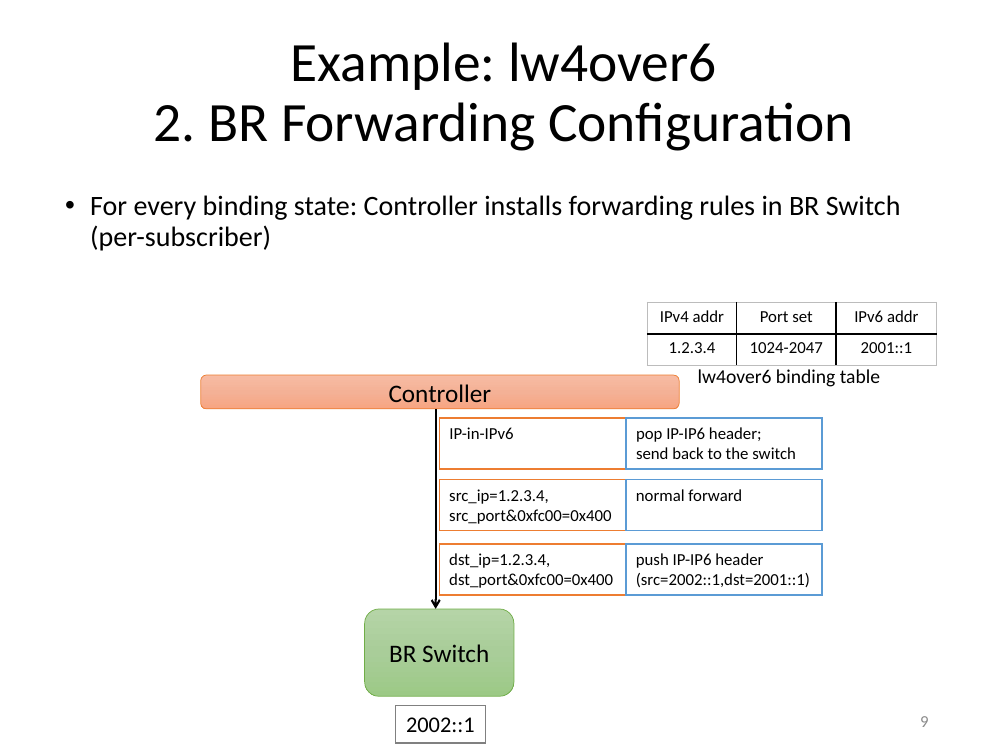
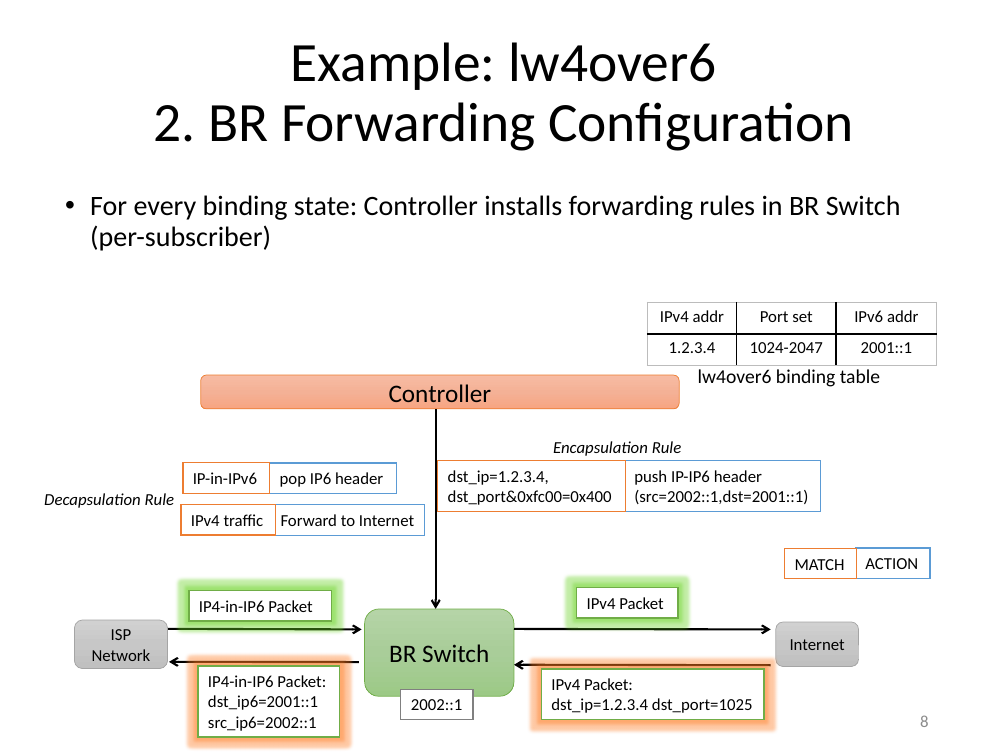
Before and after one commit to gnocuil/draft-sdn, a slide deck: slide 8 of Unified IPv6 Transition Framework With Flow-based Forwarding.pptx (slide 9 before the commit). Drawn at 1008x756 pixels with LibreOffice and Linux fonts; fonts in the diff are those of the drawing. Boxes give left, top, right and bottom in pixels: in the first picture for what was removed or moved away, otherwise in the second. Text is boxed around its words. In the diff, an @@ line names an element or a change of style, - is before the commit and + after.

```diff
--- a/Unified IPv6 Transition Framework With Flow-based Forwarding.pptx
+++ b/Unified IPv6 Transition Framework With Flow-based Forwarding.pptx
@@ text added at [553, 441, 682, 456], 12 pt, text #000000, italic @@
+Encapsulation Rule
@@ rectangle "IP-in-IPv6": place and size @@
-rectangle "IP-in-IPv6" at [439, 418, 627, 469]
+rectangle "IP-in-IPv6" at [182, 463, 269, 493]
@@ rectangle "pop IP6 header": place and size @@
-rectangle "pop IP6 header" at [626, 418, 822, 469]
+rectangle "pop IP6 header" at [270, 463, 397, 493]
@@ text in rectangle at [280, 472, 383, 487]: text changed @@
-pop IP-IP6 header;
-send back to the switch
+pop IP6 header
@@ rectangle "dst_ip=1.2.3.4, dst_port&0xfc00=0x400": place and size @@
-rectangle "dst_ip=1.2.3.4, dst_port&0xfc00=0x400" at [439, 544, 627, 595]
+rectangle "dst_ip=1.2.3.4, dst_port&0xfc00=0x400" at [437, 461, 625, 511]
@@ rectangle "push IP-IP6 header (src=2002::1,dst=2001::1)": place and size @@
-rectangle "push IP-IP6 header (src=2002::1,dst=2001::1)" at [626, 544, 822, 595]
+rectangle "push IP-IP6 header (src=2002::1,dst=2001::1)" at [624, 461, 820, 511]
@@ text added at [44, 493, 175, 508], 12 pt, text #000000, italic @@
+Decapsulation Rule
@@ rectangle added at [180, 505, 275, 535], fill #FFFFFF, outline #ED7D31 1 pt, 12 pt, text #000000 @@
+IPv4 traffic
@@ rectangle "Forward to Internet": place and size @@
-rectangle "Forward to Internet" at [626, 480, 822, 530]
+rectangle "Forward to Internet" at [270, 505, 424, 535]
@@ rectangle removed at [439, 480, 627, 530] @@
-src_ip=1.2.3.4,
-src_port&0xfc00=0x400
@@ text in rectangle at [281, 514, 414, 526]: text changed @@
-normal forward
+Forward to Internet
@@ rectangle added at [784, 548, 856, 579], fill #FFFFFF, outline #ED7D31 1 pt, 12 pt, text #000000 @@
+MATCH
@@ rectangle added at [856, 548, 930, 579], fill #FFFFFF, outline #5B9BD5 1 pt, 12 pt, text #000000 @@
+ACTION
@@ rectangle added at [188, 591, 332, 621], fill #FFFFFF, outline #70AD47 1 pt, 12 pt, text #000000 @@
+IP4-in-IP6 Packet
@@ rectangle added at [577, 588, 678, 618], fill #FFFFFF, outline #70AD47 1 pt, 12 pt, text #000000 @@
+IPv4 Packet
@@ rounded rectangle added at [75, 620, 167, 668], fill gradient #D2D2D2 to #C8C8C8 to #C0C0C0, outline #A5A5A5 0.5 pt, 12 pt, text #000000 @@
+ISP
+Network
@@ arrow added from (159, 629) to (362, 629), #000000 1.5 pt @@
@@ arrow added from (514, 629) to (771, 629), #000000 1.5 pt @@
@@ rounded rectangle added at [776, 622, 859, 666], fill gradient #D2D2D2 to #C8C8C8 to #C0C0C0, outline #A5A5A5 0.5 pt, 12 pt, text #000000 @@
+Internet
@@ arrow added from (359, 662) to (169, 662), #000000 1.5 pt @@
@@ rectangle added at [199, 666, 340, 738], fill #FFFFFF, outline #70AD47 1 pt, 12 pt, text #000000 @@
+IP4-in-IP6 Packet:
+dst_ip6=2001::1 src_ip6=2002::1
@@ rectangle "2002::1": place and size @@
-rectangle "2002::1" at [395, 706, 485, 743]
+rectangle "2002::1" at [400, 689, 473, 720]
@@ rectangle "2002::1" at [400, 689, 473, 720]: size 16 to 12 pt @@
@@ arrow added from (771, 665) to (514, 664), #000000 1.5 pt @@
@@ rectangle added at [541, 669, 764, 720], fill #FFFFFF, outline #70AD47 1 pt, 12 pt, text #000000 @@
+IPv4 Packet:
+dst_ip=1.2.3.4 dst_port=1025
@@ page number at [920, 715, 928, 727]: text changed @@
-9
+8
```
Also in this commit, not shown: 5 other slides changed, 1 slide removed.
